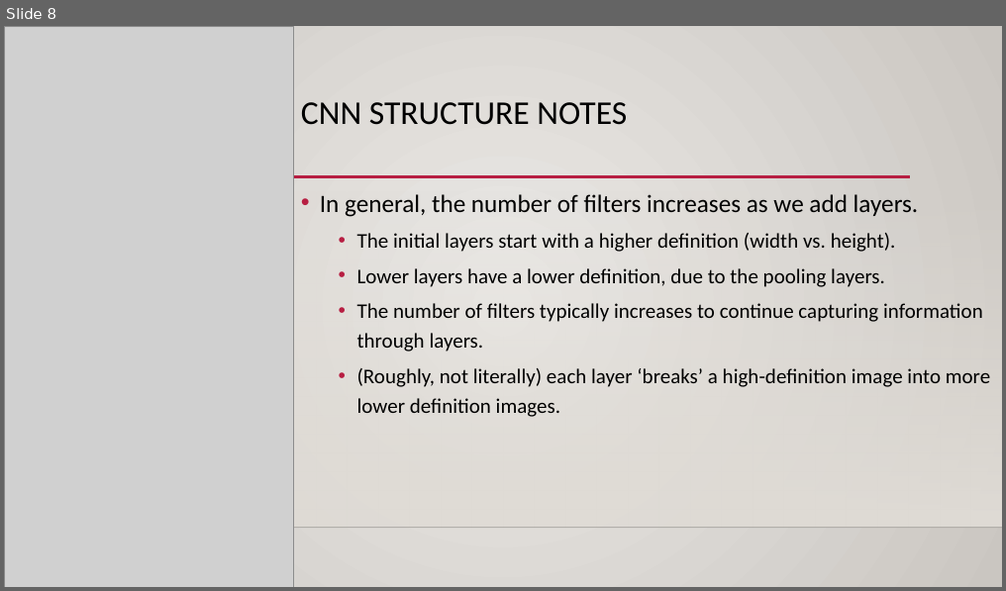
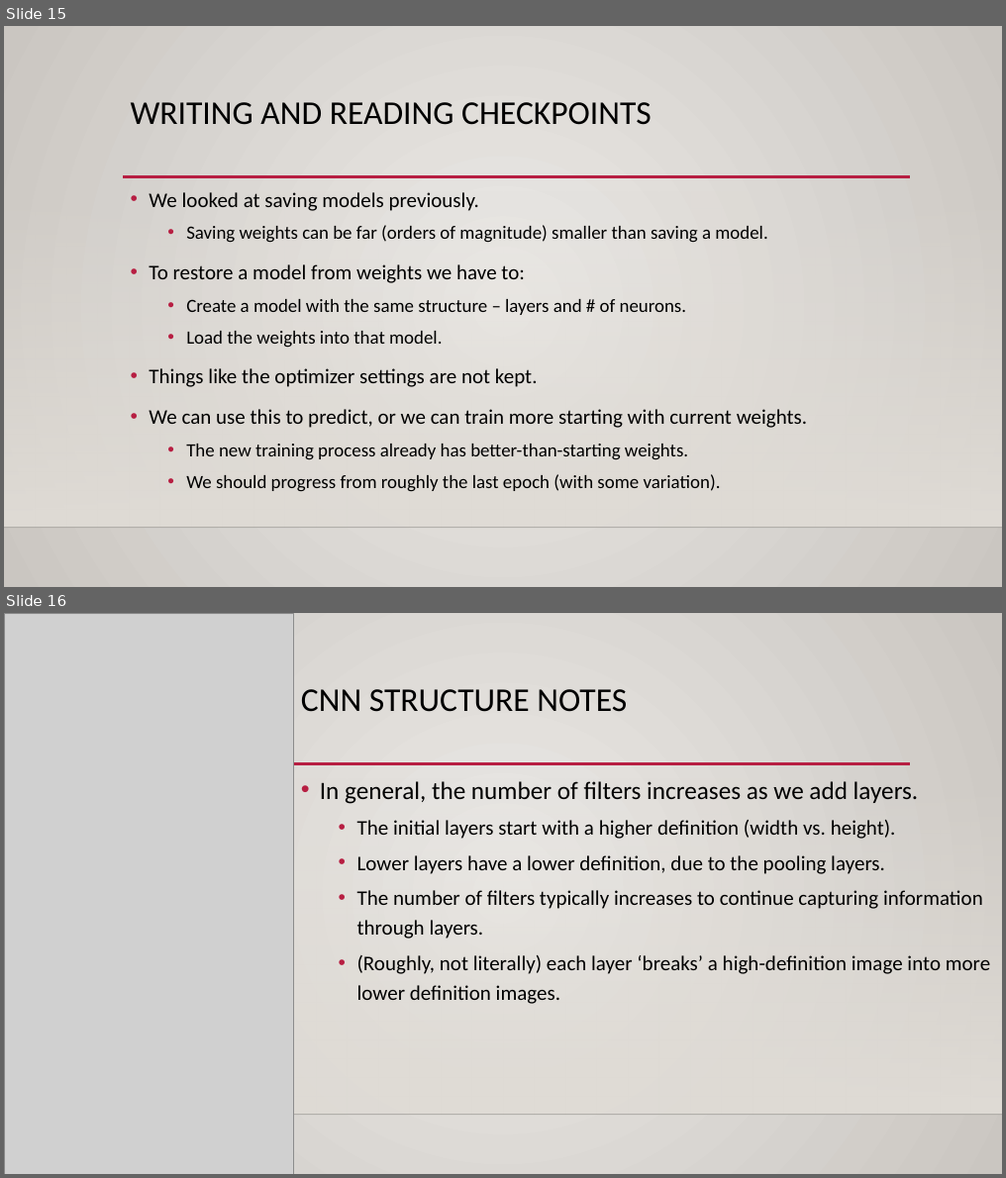
Before and after one commit to calvint13/Intro_to_Machine_Learning_Student_Workbooks, a slide deck: reference_content/Slides/tensorboard_cnn_2.pptx. Shown one above the other, each under a label of ours: slide 8 before the commit, slides 15 and 16 after it. The pictures are 1006x591 and 1006x1178 pixels, drawn with LibreOffice and Linux fonts; fonts in the diff are those of the drawing; grey boxes stand for pictures; background and template pictures are left out. Boxes give left, top, right and bottom in pixels: in the first picture for what was removed or moved away, otherwise in the second. Text is boxed around its words. In the diff, an @@ line names an element or a change of style, - is before the commit and + after.

```diff
--- a/reference_content/Slides/tensorboard_cnn_2.pptx
+++ b/reference_content/Slides/tensorboard_cnn_2.pptx
@@ slide 15 added at <box>4,26,1002,587</box>, background gradient #ECEAE7 to #CAC7C1; not listed: 3 template elements that a slide beside it also shows @@
@@ title added at <box>131,102,651,125</box>, 32 pt, text #000000 @@
+WRITING AND READING CHECKPOINTS
@@ text added at <box>149,192,807,492</box>, 18 pt, text #000000 @@
+• We looked at saving models previously.
+  • Saving weights can be far (orders of magnitude) smaller than saving a model.
+• To restore a model from weights we have to:
+  • Create a model with the same structure – layers and # of neurons.
+  • Load the weights into that model.
+• Things like the optimizer settings are not kept.
+• We can use this to predict, or we can train more starting with current weights.
+  • The new training process already has better-than-starting weights.
+  • We should progress from roughly the last epoch (with some variation).
@@ what was slide 8 is now slide 16 @@
```
Also in this commit, not shown: 1 slide changed, 12 other slides added, 4 slides removed, 1 other file.
